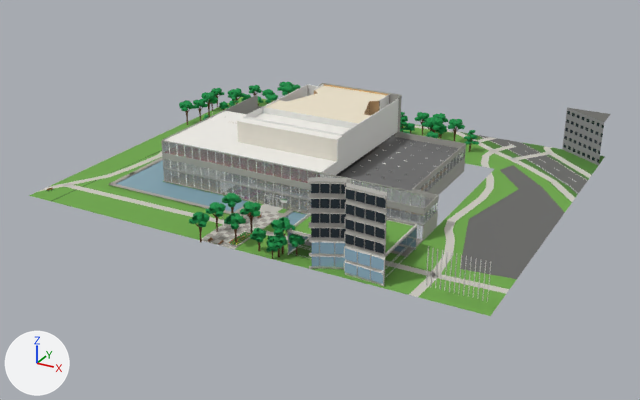
An edit to the FBX model unity/KatsushikaCampusDays/Assets/Models/Interiors/library.fbx, drawn before and after from the same camera.
Rendered twice from a 50 mm camera at (132.6, -207.2, 111.2) aimed at (4.0, 26.8, -5.8). Lighting does not change. The marker at lower left points along +X, +Y and +Z. The picture after the commit comes second. Where no turn or scale is listed for an object, it has been applied to the vertices.

The first picture shows 'ext_library', 'ext_library_trees', 'furn_library_13_hallshell', 'wall_library' and 1 more.
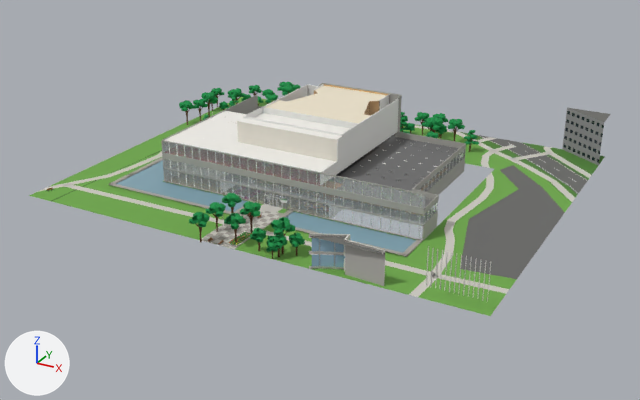
Where the change shows, as pixel boxes (x1, y1, x2, y2) in the pictures (640 x 400 px):
part 1 of me_ext_library, deleted
    before: (287, 179, 417, 285)
part 2 of me_ext_library, cut back
    before: (308, 177, 387, 286)
    after: (309, 233, 385, 269)

The change, as a list of edits to the scene's bpy script:
```text
Change me_ext_library:
    used by ob_ext_library; location = (0.0, 0.0, 0.0)
    remove me_ext_library.from_pydata(...)  # 3234 vertices, 1777 faces; spans x -72.0..80.0, y -26.0..97.0, z 0.0..26.0
    add me_ext_library.from_pydata(...)  # 2218 vertices, 1257 faces; spans x -72.0..80.0, y -26.0..97.0, z 0.0..16.0
    me_ext_library part 1: 83 loose pieces with 635 vertices, spanning x 21.0..51.0, y -26.0..-2.0, z 0.0..26.0, are deleted
    me_ext_library part 2: 38 vertices moved from x 30.0..51.0, y -26.0..-21.0, z 1.0..12.0 to x 30.0..51.0, y -26.0..-21.0, z 1.0..10.0; 407 vertices removed from x 30.0..51.0, y -26.0..-21.0, z 1.0..26.0; 26 vertices added at x 30.0..51.0, y -26.0..-21.0, z 5.0..10.0
    other edits to the shape of me_ext_library do not show in these pictures
```
